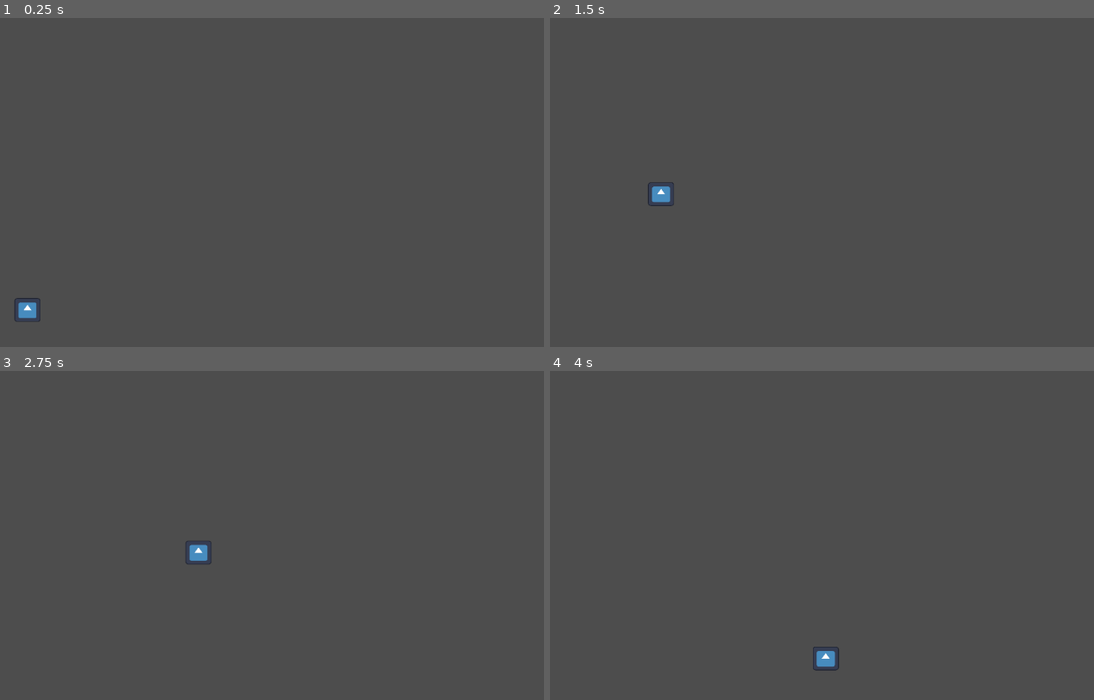
Above: before the commit, frames 1-4 (two rows, left to right).
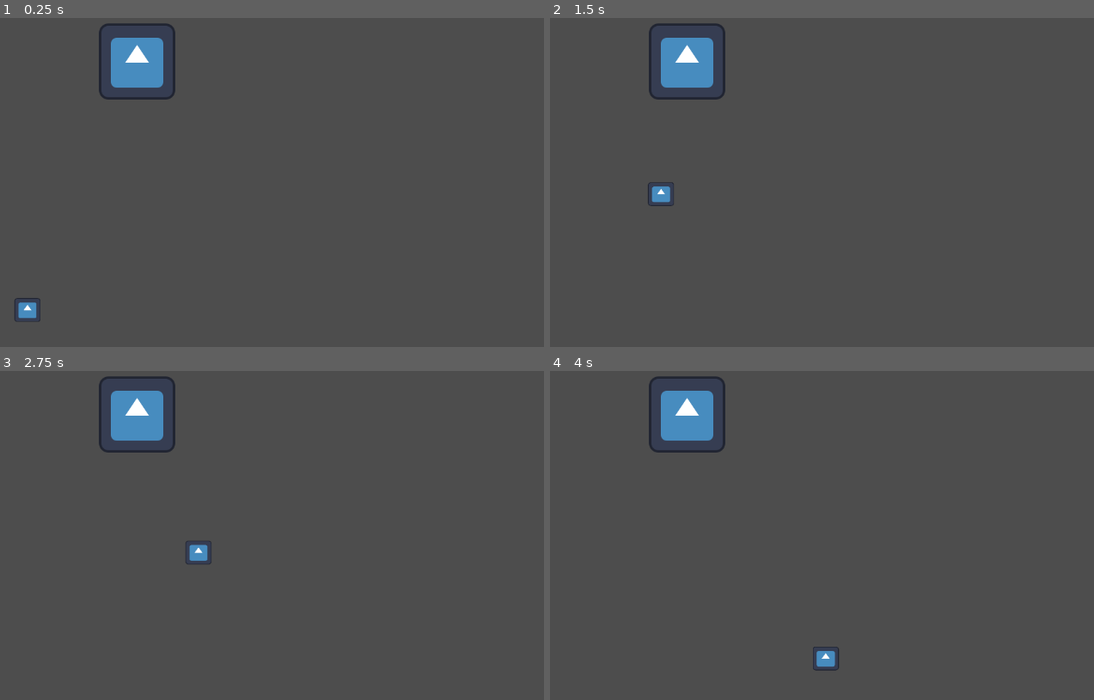
Above: after the commit, the same moments.

Repository: Aaron-C63/Pinky-Vs-BrAIn
Game: Godot game, scene res://Scenes/testing_scene.tscn
Two runs of this game, one before a commit and one after it. Both use one fixed random seed, a clock stepped at 60 frames per second and the inputs below. The engine's default icon, where the game draws it, is replaced by a stand-in: a white triangle on a blue panel in a dark square.
Inputs:
- Up to frame 1 (0.25 s): no input
- Up to frame 2 (1.5 s): tap Enter (ui_accept) at 0.5, 0.77 s
- Up to frame 3 (2.75 s): tap Enter (ui_accept) at 1.52 s
- Up to frame 4 (4 s): tap Enter (ui_accept) at 3.02, 3.77 s

The runs differ from the first frame. In frame 1, 1.9% of the frame differs, in the area x 18-33%, y 1-25%; in frame 2, 1.9%; in frame 3, 1.9%; in frame 4, 1.9%.

Commit message:
mychange

Diff:
--- a/Scenes/testing_scene.tscn
+++ b/Scenes/testing_scene.tscn
@@ -66,6 +66,10 @@
 [node name="CollisionShape2D" type="CollisionShape2D" parent="Area2D3"]
 shape = SubResource("CapsuleShape2D_30kgl")
 
+[node name="Icon" type="Sprite2D" parent="."]
+position = Vector2(230, 167)
+texture = ExtResource("1_gy5by")
+
 [connection signal="area_entered" from="Area2D" to="Path2D/PathFollow2D/Sprite2D" method="_on_area_2d_area_entered"]
 [connection signal="area_entered" from="Area2D4" to="Path2D/PathFollow2D/Sprite2D" method="_on_area_2d_area_entered"]
 [connection signal="area_entered" from="Area2D2" to="Path2D/PathFollow2D/Sprite2D" method="_on_area_2d_area_entered"]
